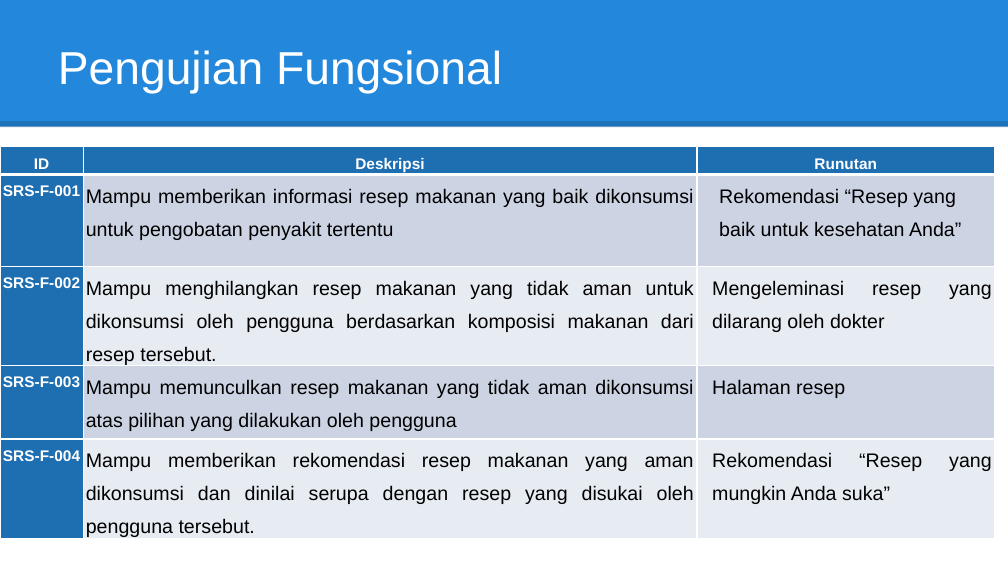
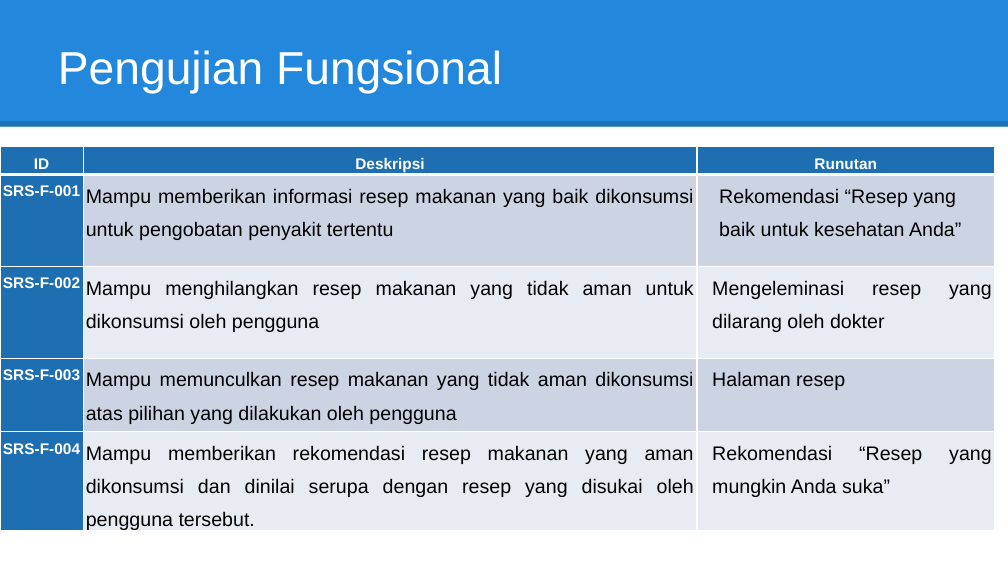
Before and after one commit to nicolasruslim/TA_document, a slide deck: slide 29 of DailyNeeds.co.id/LAPORAN/SIDANG/DOKUMEN/Sidang TA 18211031 Nicolas Novian Ruslim v2.pptx (slide 32 before the commit). Drawn at 1008x567 pixels with LibreOffice and Linux fonts; fonts in the diff are those of the drawing. Boxes give left, top, right and bottom in pixels: in the first picture for what was removed or moved away, otherwise in the second. Text is boxed around its words. In the diff, an @@ line names an element or a change of style, - is before the commit and + after.

```diff
--- a/DailyNeeds.co.id/LAPORAN/SIDANG/DOKUMEN/Sidang TA 18211031 Nicolas Novian Ruslim v2.pptx
+++ b/DailyNeeds.co.id/LAPORAN/SIDANG/DOKUMEN/Sidang TA 18211031 Nicolas Novian Ruslim v2.pptx
@@ table at (x1=0, y1=147, x2=995, y2=538) @@
-row 3, column 2: Mampu menghilangkan resep makanan yang tidak aman untuk dikonsumsi oleh pengguna berdasarkan komposisi makanan dari resep tersebut.
+row 3, column 2: Mampu menghilangkan resep makanan yang tidak aman untuk dikonsumsi oleh pengguna
```
Also in this commit, not shown: 9 other slides changed, 4 slides added, 10 other files.
